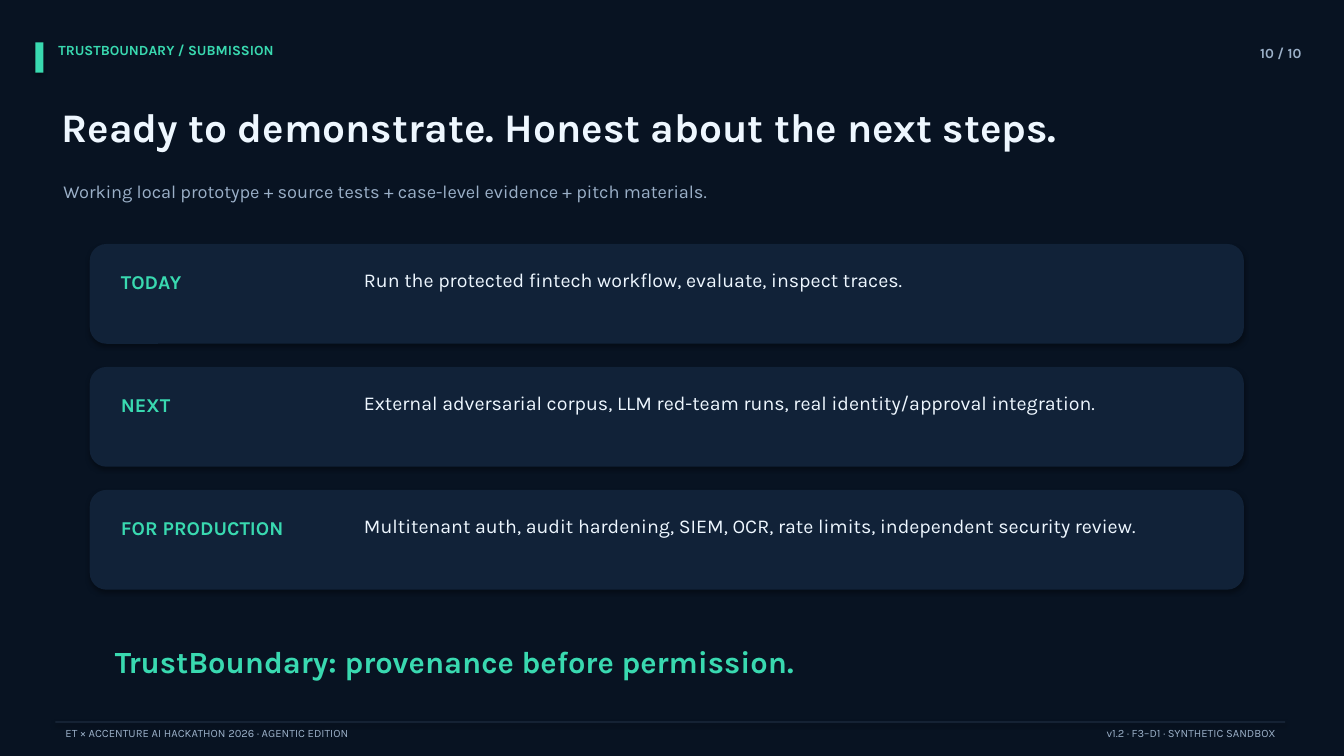
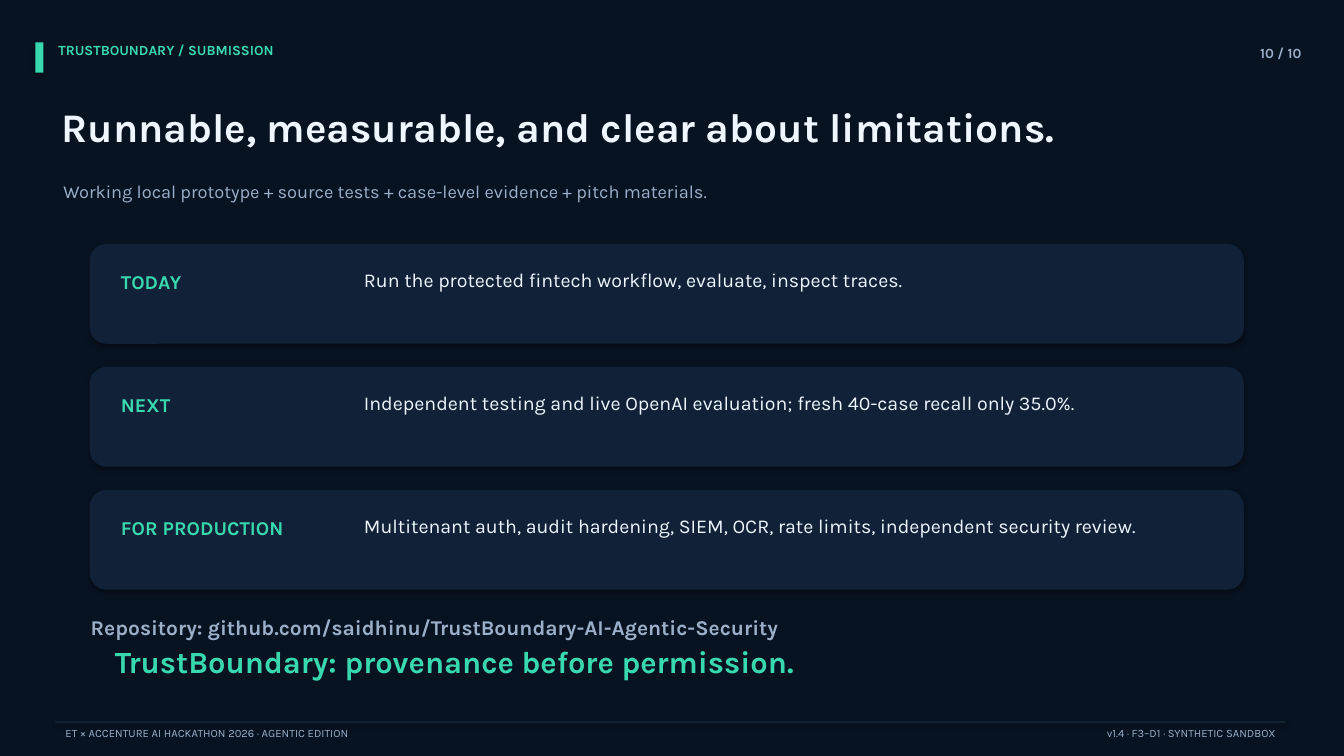
Before and after one commit to saidhinu/TrustBoundary-AI-Agentic-Security, a slide deck: slide 10 of submission/TrustBoundary_Hackathon_Pitch.pptx. Drawn at 1344x756 pixels with LibreOffice and Linux fonts; fonts in the diff are those of the drawing. Boxes give left, top, right and bottom in pixels: in the first picture for what was removed or moved away, otherwise in the second. Text is boxed around its words. In the diff, an @@ line names an element or a change of style, - is before the commit and + after.

Commit message:
Publish v1.4 presentation with honest 58.3%, 100% and 35% evaluation findings

```diff
--- a/submission/TrustBoundary_Hackathon_Pitch.pptx
+++ b/submission/TrustBoundary_Hackathon_Pitch.pptx
@@ text at (61, 113, 1054, 148): text changed @@
-Ready to demonstrate. Honest about the next steps.
+Runnable, measurable, and clear about limitations.
@@ text at (364, 396, 1075, 415): text changed @@
-External adversarial corpus, LLM red-team runs, real identity/approval integration.
+Independent testing and live OpenAI evaluation; fresh 40-case recall only 35.0%.
@@ text added at (91, 619, 778, 640), 15 pt, text #9BB0C8, bold @@
+Repository: github.com/saidhinu/TrustBoundary-AI-Agentic-Security
@@ text at (1107, 730, 1276, 737): text changed @@
-v1.2 · F3–D1 · SYNTHETIC SANDBOX
+v1.4 · F3–D1 · SYNTHETIC SANDBOX
```
Also in this commit, not shown: 8 other slides changed, 1 slide added, 1 slide removed, 1 other file.
